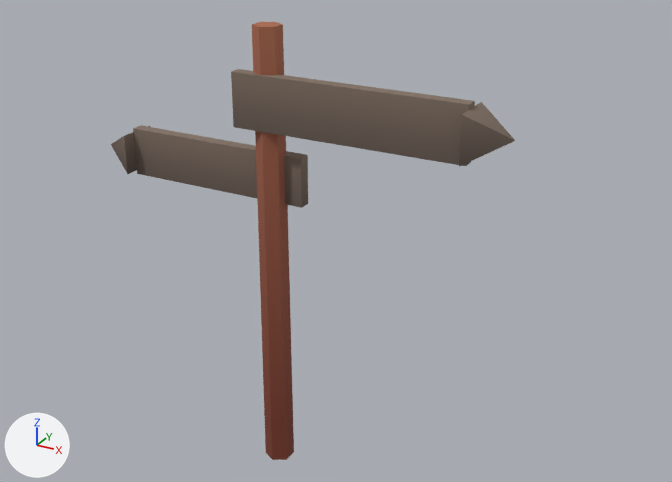
A saved change to the glTF model assets/props/signpost.glb.
Rendered twice from a 50 mm lens placed at (2.97, -4.58, 3.72), pointed at (0.34, 0.21, 1.32). Every picture has the same lights, and +X, +Y and +Z are marked at lower left. The older version comes first. Vertices at exactly the same position are counted once.

In view in the first picture: 'signpost'.
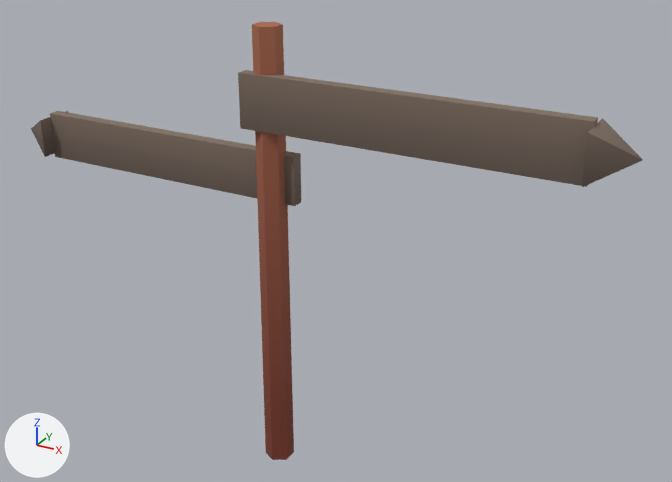
Pixel boxes (x1, y1, x2, y2) of what changed, in the pictures (672 x 482 px; the box of a moved part takes in the faces that stretch with it):
'signpost', reshaped (51% wider): before (111, 22, 515, 460); after (31, 22, 643, 460)
part 1 of me_signpost_part, moved or reshaped: before (231, 69, 475, 166); after (238, 70, 598, 187)
part 2 of me_signpost_part, moved or reshaped: before (459, 102, 515, 166); after (582, 118, 643, 187)
part 3 of me_signpost_part, moved or reshaped: before (133, 125, 308, 208); after (50, 111, 301, 206)
part 4 of me_signpost_part, moved or reshaped: before (111, 126, 150, 174); after (31, 111, 68, 157)

Diff of the bpy script that builds the scene:
```diff
--- a/assets/props/signpost.glb.py
+++ b/assets/props/signpost.glb.py
@@ me_signpost_part @@
 # used by ob_signpost; location = (0.0, 0.0, 0.0)
-me_signpost_part.from_pydata(...)  # 38 vertices, 56 faces; spans x -1.35..1.55, y -0.2..0.19, z -0.3..2.7
+me_signpost_part.from_pydata(...)  # 38 vertices, 56 faces; spans x -2.1..2.2, y -0.2..0.19, z -0.3..2.7
+# me_signpost_part part 1: the loose piece of 8 vertices spanning x -0.2..1.3, y -0.1..-0.02, z 2.08..2.42 is scaled about its middle by (1.4, 1, 1), then moved by (0.35, 0.0, 0.0)
+# me_signpost_part part 2: the loose piece of 5 vertices spanning x 1.3..1.55, y -0.2..0.08, z 2.11..2.39 is moved by (0.65, 0.0, 0.0)
+# me_signpost_part part 3: the loose piece of 8 vertices spanning x -1.1..0.2, y 0.02..0.1, z 1.59..1.91 is scaled about its middle by (1.54, 1, 1), then moved by (-0.4, 0.0, 0.0)
+# me_signpost_part part 4: the loose piece of 5 vertices spanning x -1.35..-1.1, y -0.07..0.19, z 1.62..1.88 is moved by (-0.75, 0.0, 0.0)
 me_signpost_part.materials.append(mat_dungeon)
```
